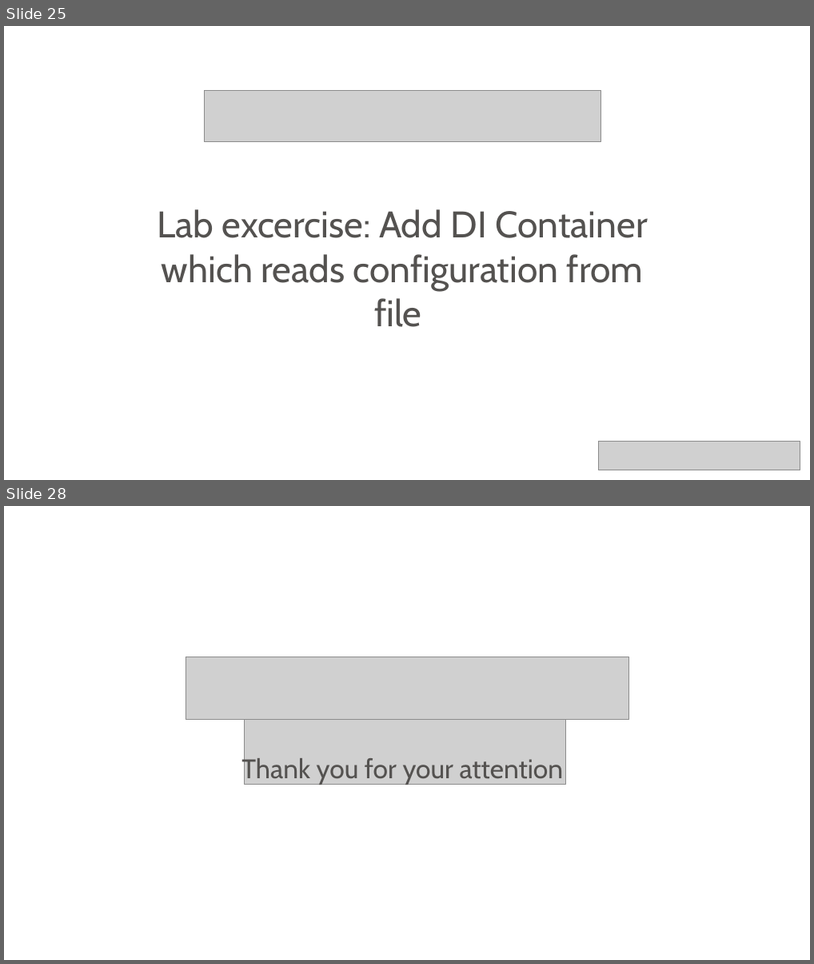
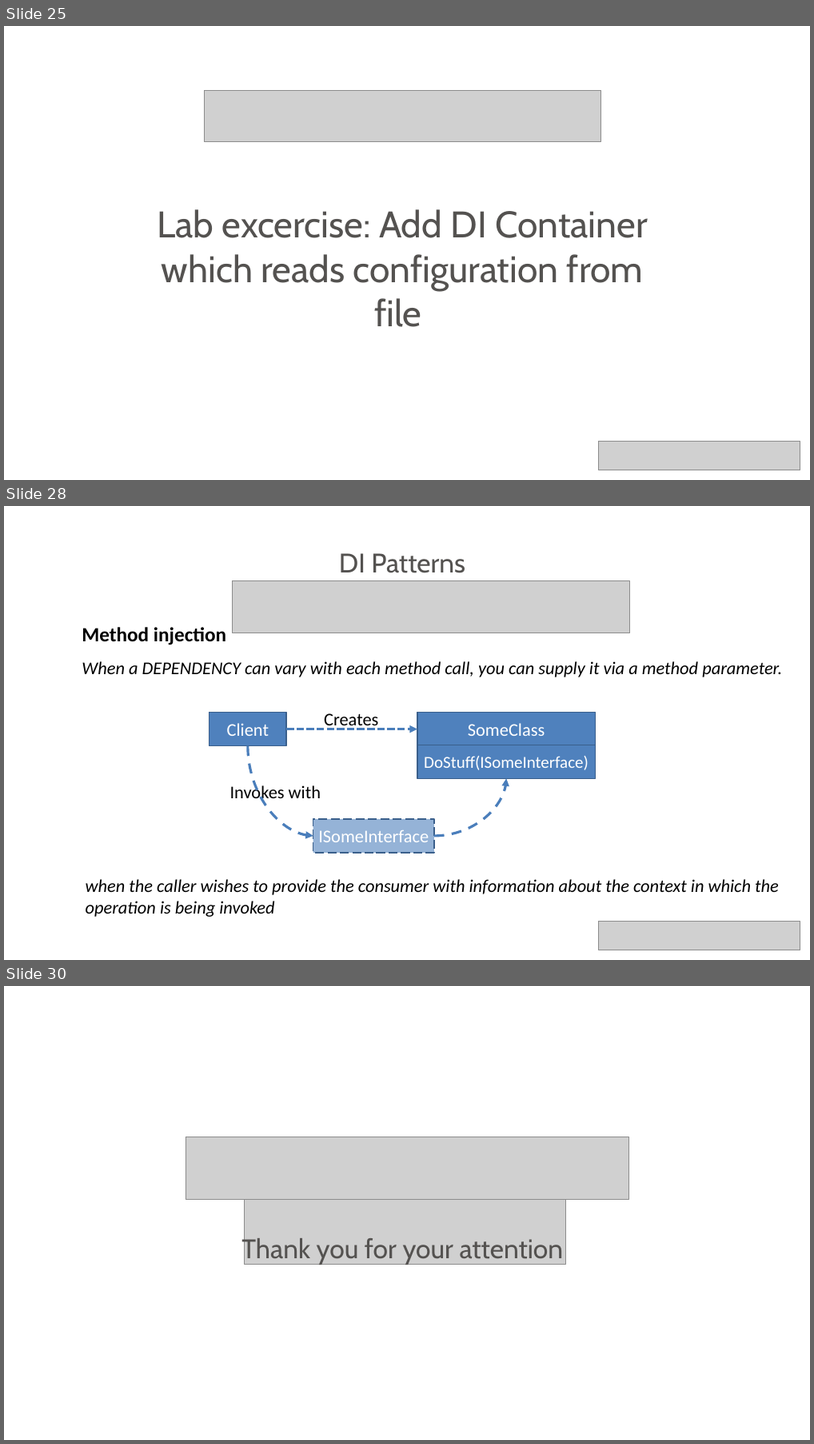
Before and after one commit to neman/DI-Course, a slide deck: DI Course.pptx. Shown one above the other, each under a label of ours: slides 25 and 28 before the commit, slides 25, 28 and 30 after it; the slides between them are not shown. The pictures are 814x964 and 814x1444 pixels, drawn with LibreOffice and Linux fonts; fonts in the diff are those of the drawing; grey boxes stand for pictures; background and template pictures are left out. Boxes give left, top, right and bottom in pixels: in the first picture for what was removed or moved away, otherwise in the second. Text is boxed around its words. In the diff, an @@ line names an element or a change of style, - is before the commit and + after.

```diff
--- a/DI Course.pptx
+++ b/DI Course.pptx
@@ slide 28 added at (4, 506, 810, 960), background picture (left out) @@
@@ text added at (339, 553, 466, 573), 48 pt, text #545250 @@
+DI Patterns
@@ picture added at (233, 580, 630, 632) @@
@@ text added at (82, 627, 226, 645), 36 pt, text #000000, bold @@
+Method injection
@@ text added at (82, 661, 782, 677), 32 pt, text #000000, italic @@
+When a DEPENDENCY can vary with each method call, you can supply it via a method parameter.
@@ group added at (210, 712, 596, 852): 4 rectangles, 2 texts, 2 curved arrows, 1 arrow @@
+Client
+SomeClass
+DoStuff(ISomeInterface)
+Invokes with
+ISomeInterface
+Creates
@@ text added at (86, 879, 779, 916), 32 pt, text #000000, italic @@
+when the caller wishes to provide the consumer with information about the context in which the operation is being invoked
@@ picture added at (598, 921, 800, 949) @@
@@ what was slide 28 is now slide 30 @@
```
Also in this commit, not shown: 1 slide changed, 2 other slides added, 1 slide removed, 6 other files.
